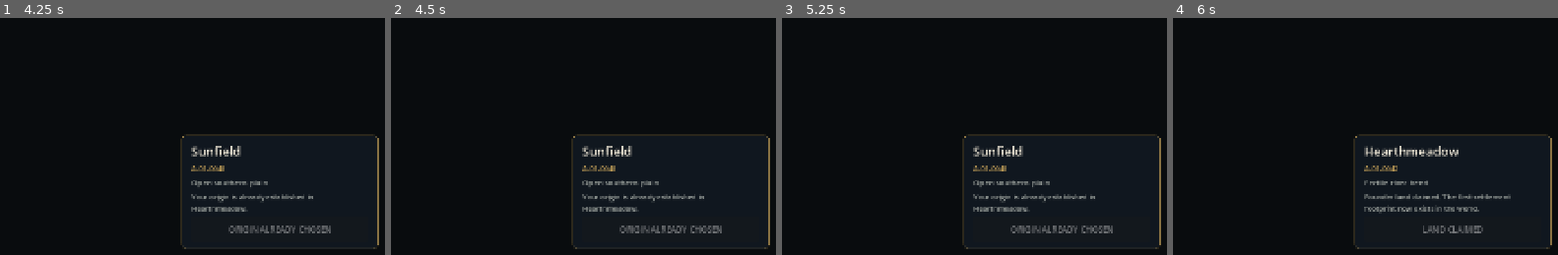
Above: before the commit, frames 1-4 (left to right).
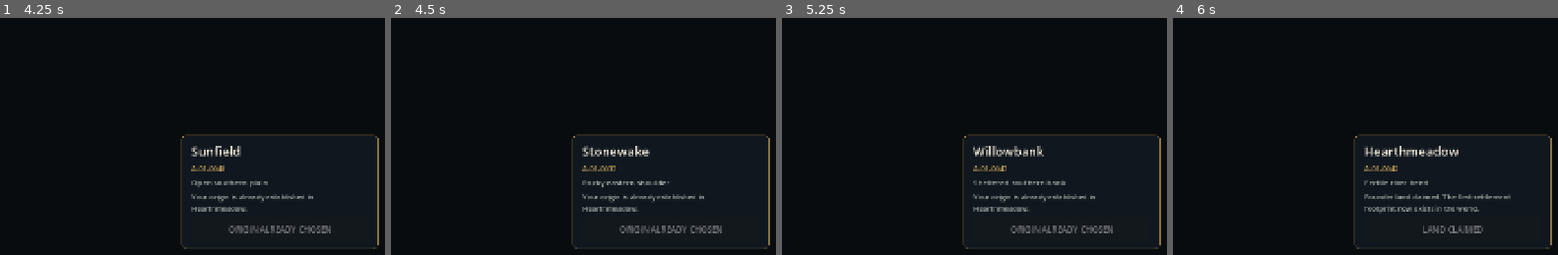
Above: after the commit, the same moments.

Repository: tomat60/pixel-nations
Game: Godot game, scene res://scenes/map/aurelian_basin_v2.tscn
The game is run twice, just before and just after one commit, with the same random seed, the same clock (stepped at 60 frames per second) and the same inputs.
Inputs (mouse positions are % of the whole screen's width and height, from its top left):
- Up to frame 1 (4.25 s): click "CLAIM LAND" at 0.5 s; tap Enter at 1.25, 2.75 s; move the mouse to (73, 45) at 1.27 s; click (73, 45) at 1.42 s; tap Space at 2, 3.5 s; move the mouse to (30, 55) at 2.02 s; click (30, 55) at 2.17 s; move the mouse to (60, 28) at 2.77 s; click (60, 28) at 2.92 s; move the mouse to (45, 71) at 3.52 s; click (45, 71) at 3.67 s
- Up to frame 2 (4.5 s): tap Enter at 4.25 s; move the mouse to (81, 66) at 4.27 s; click (81, 66) at 4.42 s
- Up to frame 3 (5.25 s): tap Space at 5 s; move the mouse to (19, 35) at 5.02 s; click (19, 35) at 5.17 s
- Up to frame 4 (6 s): move the mouse to (55, 50) at 5.77 s; click (55, 50) at 5.92 s
The pictures show only the part of the screen within x 50-100%, y 50-100%; the shares and areas given below are measured in that part.

Frame 1 is identical in both runs. In frame 2, 0.7% of the frame differs, in the area x 50-73%, y 53-72%; in frame 3, 0.9%, in the area x 49-74%, y 53-72%; in frame 4, nothing differs.

Commit message:
Tighten V3 camera to target world occupancy

Diff:
--- a/game/scenes/map/aurelian_basin_v3.tscn
+++ b/game/scenes/map/aurelian_basin_v3.tscn
@@ -21,7 +21,7 @@
 [node name="Camera3D" type="Camera3D" parent="CameraRig"]
 position = Vector3(10.8, 12.8, 11.6)
 projection = 1
-size = 12.4
+size = 8.4
 current = true
 
 [node name="BasinTerrain" type="Node3D" parent="."]
